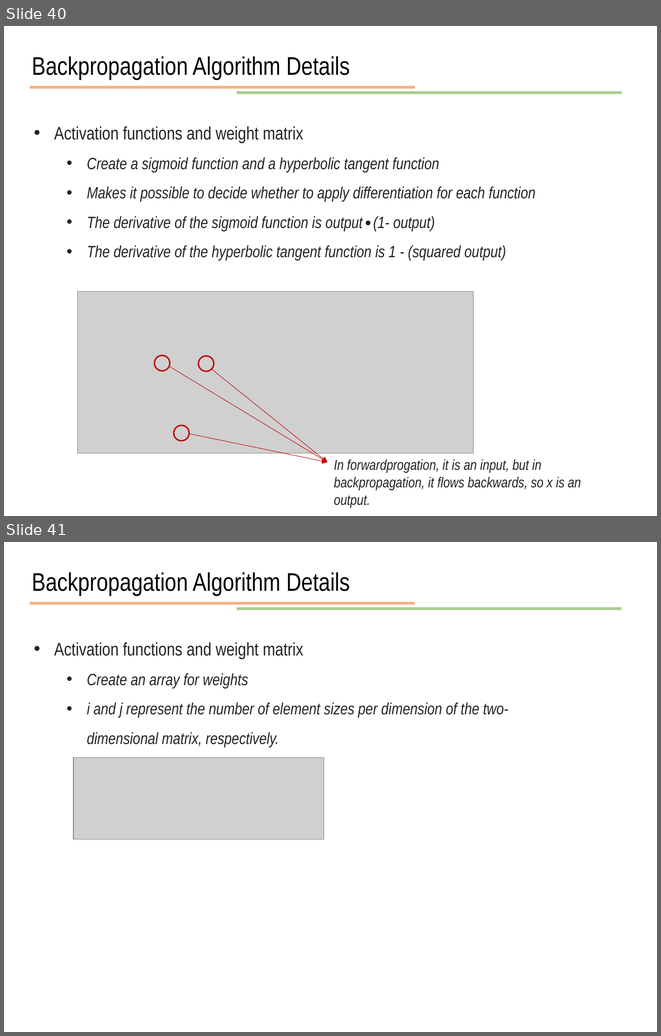
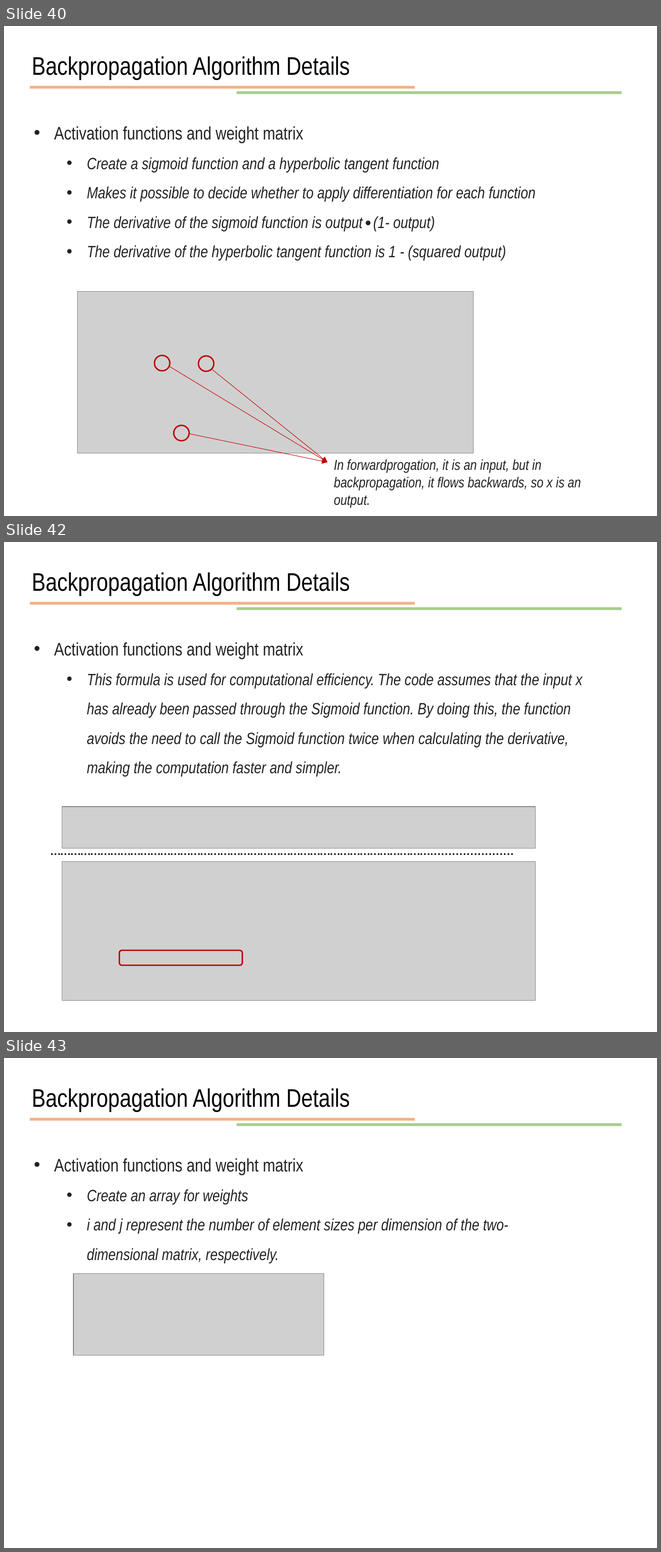
Before and after one commit to JunetaeKim/DeepLearningClass, a slide deck: Week7/week7 Backpropagation Algorithm Details.pptx. Shown one above the other, each under a label of ours: slides 40 and 41 before the commit, slides 40, 42 and 43 after it; the slides between them are not shown. The pictures are 661x1036 and 661x1552 pixels, drawn with LibreOffice and Linux fonts; fonts in the diff are those of the drawing; grey boxes stand for pictures. Boxes give left, top, right and bottom in pixels: in the first picture for what was removed or moved away, otherwise in the second. Text is boxed around its words. In the diff, an @@ line names an element or a change of style, - is before the commit and + after.

```diff
--- a/Week7/week7 Backpropagation Algorithm Details.pptx
+++ b/Week7/week7 Backpropagation Algorithm Details.pptx
@@ slide 42 added at bbox=[4, 542, 657, 1032], background #FFFFFF @@
@@ text added at bbox=[32, 572, 350, 596], 28 pt, text #000000 @@
+Backpropagation Algorithm Details
@@ line added from (30, 603) to (415, 603), #ED7D31 3 pt @@
@@ line added from (237, 609) to (621, 609), #70AD47 3 pt @@
@@ text added at bbox=[54, 642, 583, 776], 18 pt, text #222222, italic @@
+• Activation functions and weight matrix
+  • This formula is used for computational efficiency. The code assumes that the input x has already been passed through the Sigmoid function. By doing this, the function avoids the need to call the Sigmoid function twice when calculating the derivative, making the computation faster and simpler.
@@ picture added at bbox=[62, 806, 536, 848] @@
@@ text added at bbox=[44, 837, 562, 861], 16 pt, text #000000 @@
+…………………………………………………………………………………………………….......................
@@ picture added at bbox=[62, 861, 536, 1000] @@
@@ rounded rectangle added at bbox=[120, 950, 242, 965], outline #C00000 1.5 pt @@
@@ what was slide 41 is now slide 43 @@
```
Also in this commit, not shown: 1 other slide added, 1 other file.
